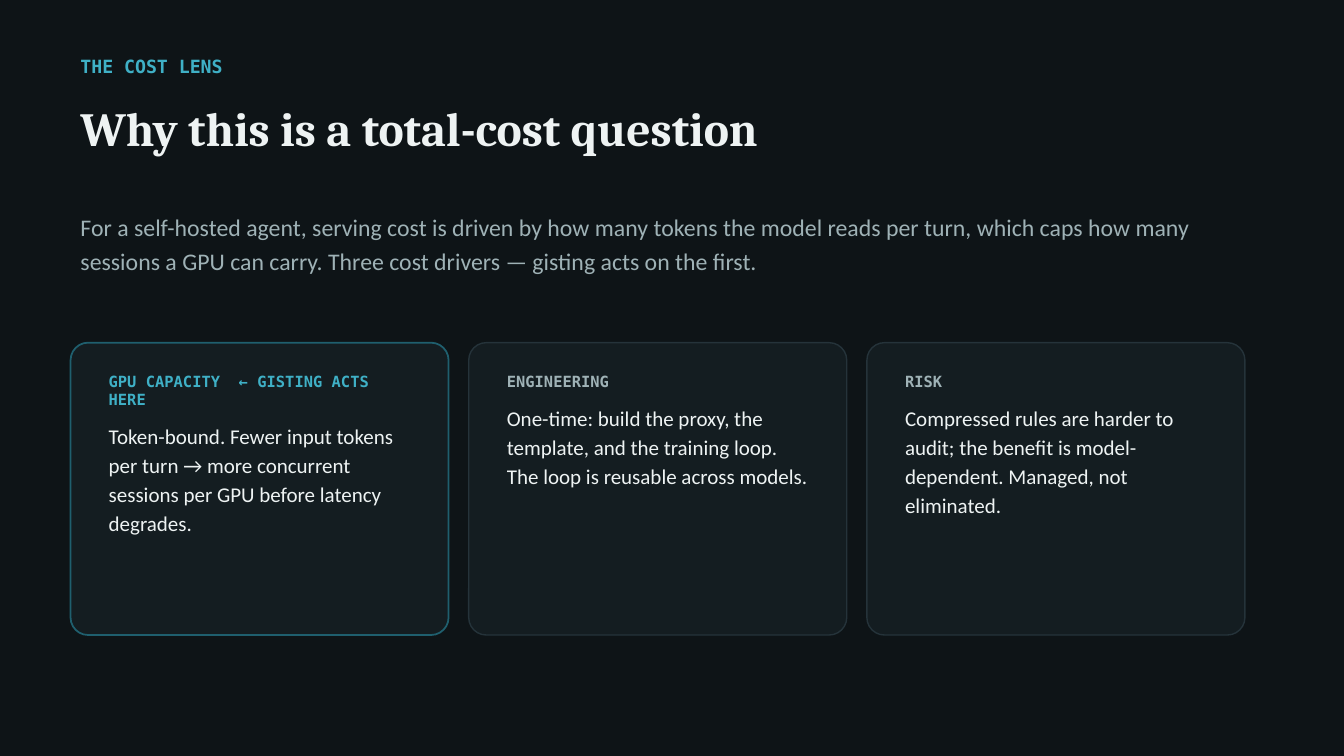
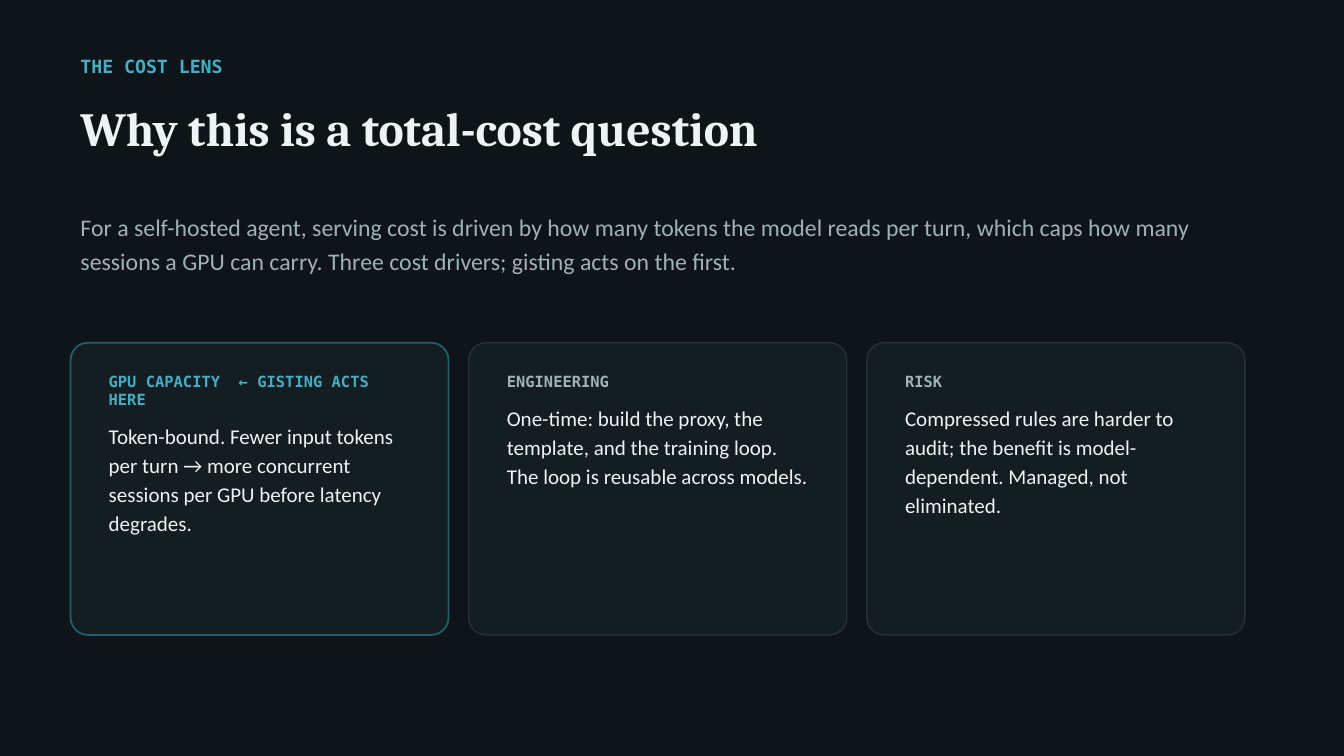
Before and after one commit to arunmenon/gisting-coding-agent, a slide deck: slide 3 of Gisting-CTO-deck.pptx. Drawn at 1344x756 pixels with LibreOffice and Linux fonts; fonts in the diff are those of the drawing. Boxes give left, top, right and bottom in pixels: in the first picture for what was removed or moved away, otherwise in the second. Text is boxed around its words. In the diff, an @@ line names an element or a change of style, - is before the commit and + after.

```diff
--- a/Gisting-CTO-deck.pptx
+++ b/Gisting-CTO-deck.pptx
@@ text at (80, 219, 1189, 274): text changed @@
-For a self-hosted agent, serving cost is driven by how many tokens the model reads per turn, which caps how many sessions a GPU can carry. Three cost drivers — gisting acts on the first.
+For a self-hosted agent, serving cost is driven by how many tokens the model reads per turn, which caps how many sessions a GPU can carry. Three cost drivers; gisting acts on the first.
```
Also in this commit, not shown: 9 other slides changed, 4 other files.
